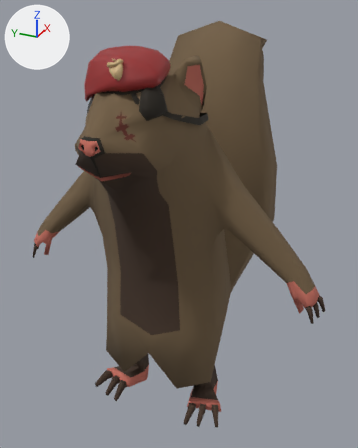
An edit to the glTF model Entities/Player/leader_squirrel.glb, drawn before and after from the same camera.
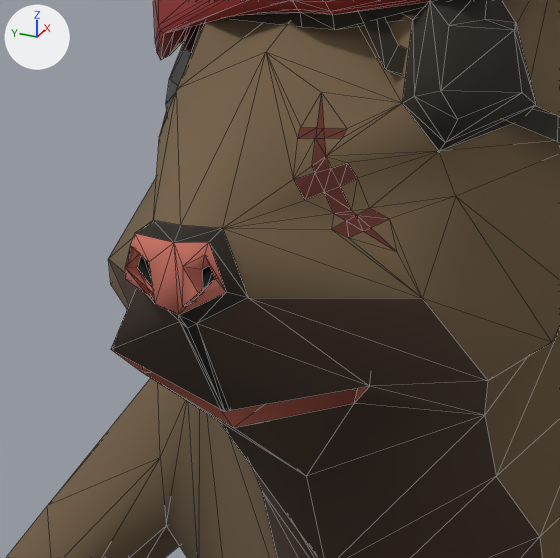
Each version is shown whole from a 50 mm lens placed at (-7.79, -3.91, 8.17), pointed at (1.11, 0.1, 3.71), then close up on the part from 14% to 48% of the width and 20% to 47% of the height. Arrows for +X, +Y and +Z are at upper left; the lights stay in place. The close-ups show mesh edges as thin lines. Where no turn or scale is listed for an object, it has been applied to the vertices. Vertices at the same position are counted once.

Script lines for the objects in view, before the commit:
```python
me_plane = bpy.data.meshes.new('Plane')
me_plane.from_pydata(...)  # 560 vertices, 1068 faces; spans x -2.18..4.57, y -3.25..3.22, z -3.79..4.03
# faces by material slot: [454, 324, 24, 190, 46, 30]
me_plane.materials.append(mat_fur_brown)  # brown #746046
me_plane.materials.append(mat_fur_white)  # brown #49372b
me_plane.materials.append(mat_black)  # black #0f0f0f
me_plane.materials.append(mat_skin)  # red #cb7365
me_plane.materials.append(mat_cloth)  # black #251f16
me_plane.materials.append(mat_material_002)  # dark red #643027
me_plane_002 = bpy.data.meshes.new('Plane.002')
me_plane_002.from_pydata(...)  # 212 vertices, 378 faces; spans x -1.48..0.39, y -0.99..0.83, z 2.51..3.81
# faces by material slot: [136, 40, 202]
me_plane_002.materials.append(mat_material_001)  # brown #ccaf7f
me_plane_002.materials.append(mat_cloth)  # black #251f16
me_plane_002.materials.append(mat_red_cloth)  # red #992b2b
ob_mesh = bpy.data.objects.new('mesh', me_plane)
ob_mesh.location = (0.0, 0.019, 3.682)
ob_plane_001 = bpy.data.objects.new('Plane.001', me_plane_002)
ob_plane_001.location = (0.0, 0.019, 3.682)
```
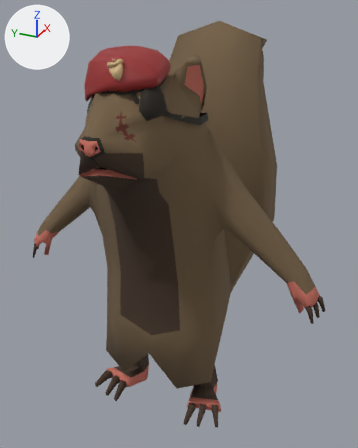
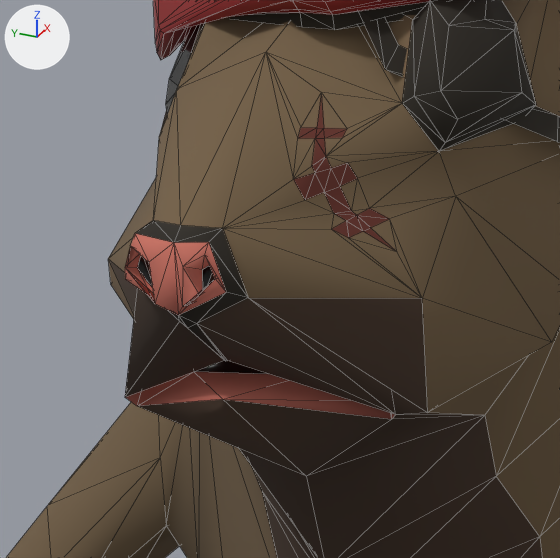
Commit message: made leader look meaner

Edits to the bpy script that builds the scene:
```text
Change me_plane:
    where me_plane.from_pydata(...)  # 560 vertices, 1068 faces; spans x -2.18..4.57, y -3.25..3.22, z -3.79..4.03
    used by ob_mesh; location = (0.0, 0.019, 3.682)
    me_plane part 1
    me_plane.vertices[91].co: (-1.38, -0.68, 2.09) -> (-1.58, -0.56, 2.02)  # pixel (488, 380) -> pixel (427, 412)
    me_plane.vertices[282].co: (-1.83, -0.49, 2.18) -> (-1.7, -0.51, 2.05)  # pixel (369, 386) -> pixel (395, 414)
    me_plane.vertices[285].co: (-1.87, 0.0, 1.98) -> (-2.02, -0.07, 2.14)  # pixel (233, 427) -> pixel (222, 399)
    me_plane.vertices[286].co: (-1.78, -0.41, 2.1) -> (-1.69, -0.49, 2.02)  # pixel (354, 403) -> pixel (391, 419)
    me_plane.vertices[366].co: (-1.91, -0.02, 2.06) -> (-1.92, -0.03, 2.23)  # pixel (229, 410) -> pixel (227, 360)
    me_plane.vertices[368].co: (-1.83, 0.49, 2.17) -> (-1.8, 0.47, 2.0)  # pixel (110, 349) -> pixel (124, 397)
    me_plane.vertices[377].co: (-1.78, 0.4, 2.09) -> (-1.78, 0.43, 1.97)  # pixel (141, 372) -> pixel (137, 406)
    me_plane.vertices[456].co: (-1.91, 0.02, 2.06) -> (-1.92, -0.02, 2.23)  # pixel (220, 409) -> pixel (224, 360)
    me_plane.vertices[478].co: (-1.91, 0.0, 2.05) -> (-1.93, -0.02, 2.23)  # pixel (224, 411) -> pixel (225, 361)
```

Location of each change, (x1, y1, x2, y2) in pixels of the close-ups (560 x 558 px; the box of a moved part takes in the faces that stretch with it):
part 1 of me_plane, moved or reshaped: before (111, 287, 551, 476); after (125, 288, 551, 476)
